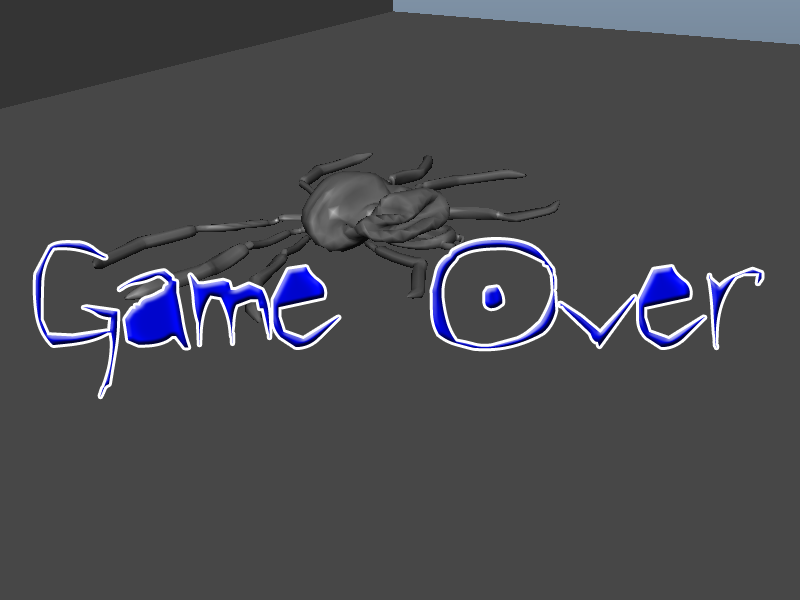
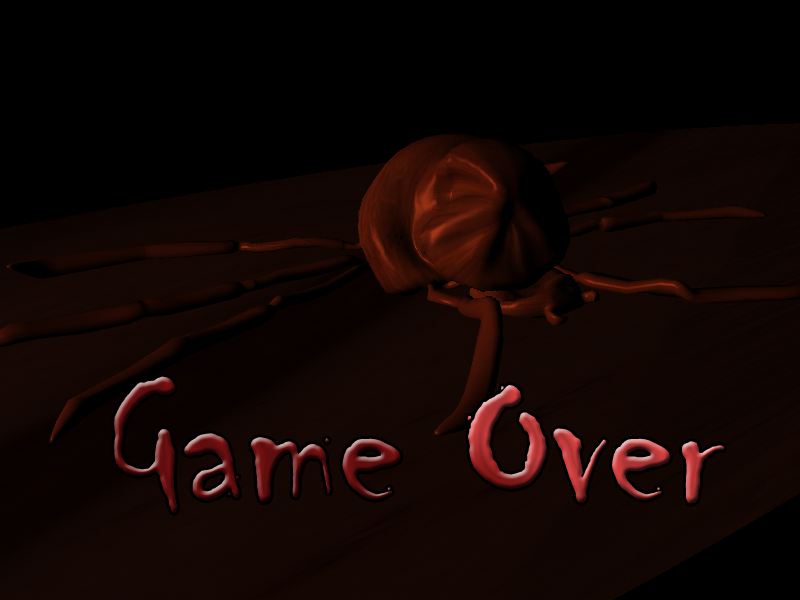
Layered file, before and after one edit (800×600). Changes by layer:
added layer "Game Over" (1st of 2) above "Game Over" over [114, 376, 724, 513]
hid "Game Over" (2nd of 2), painted on it over [35, 240, 779, 548]
added layer "Layer 2" above "Layer 1" over [0, 0, 800, 600]
hid "Layer 1" over [0, 0, 800, 600]
